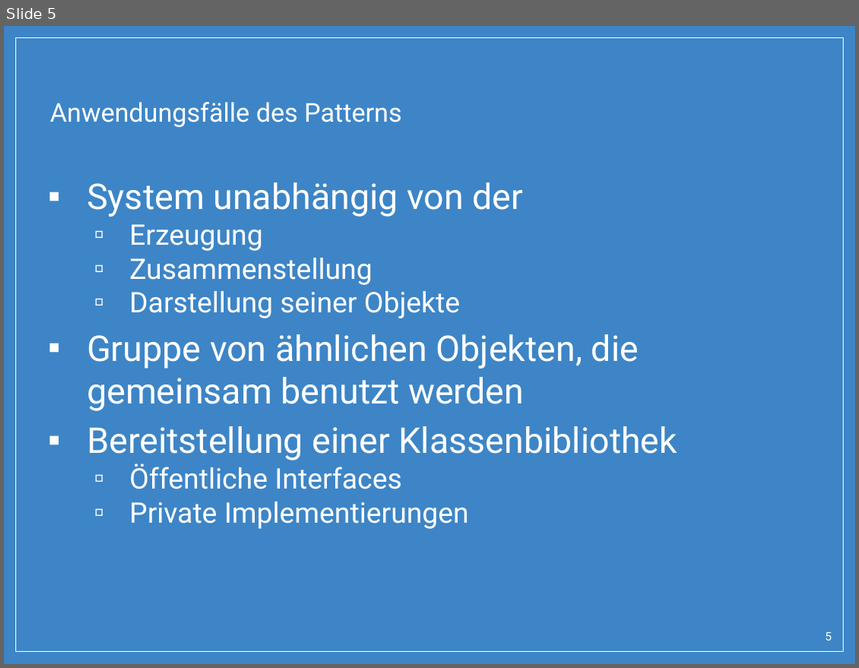
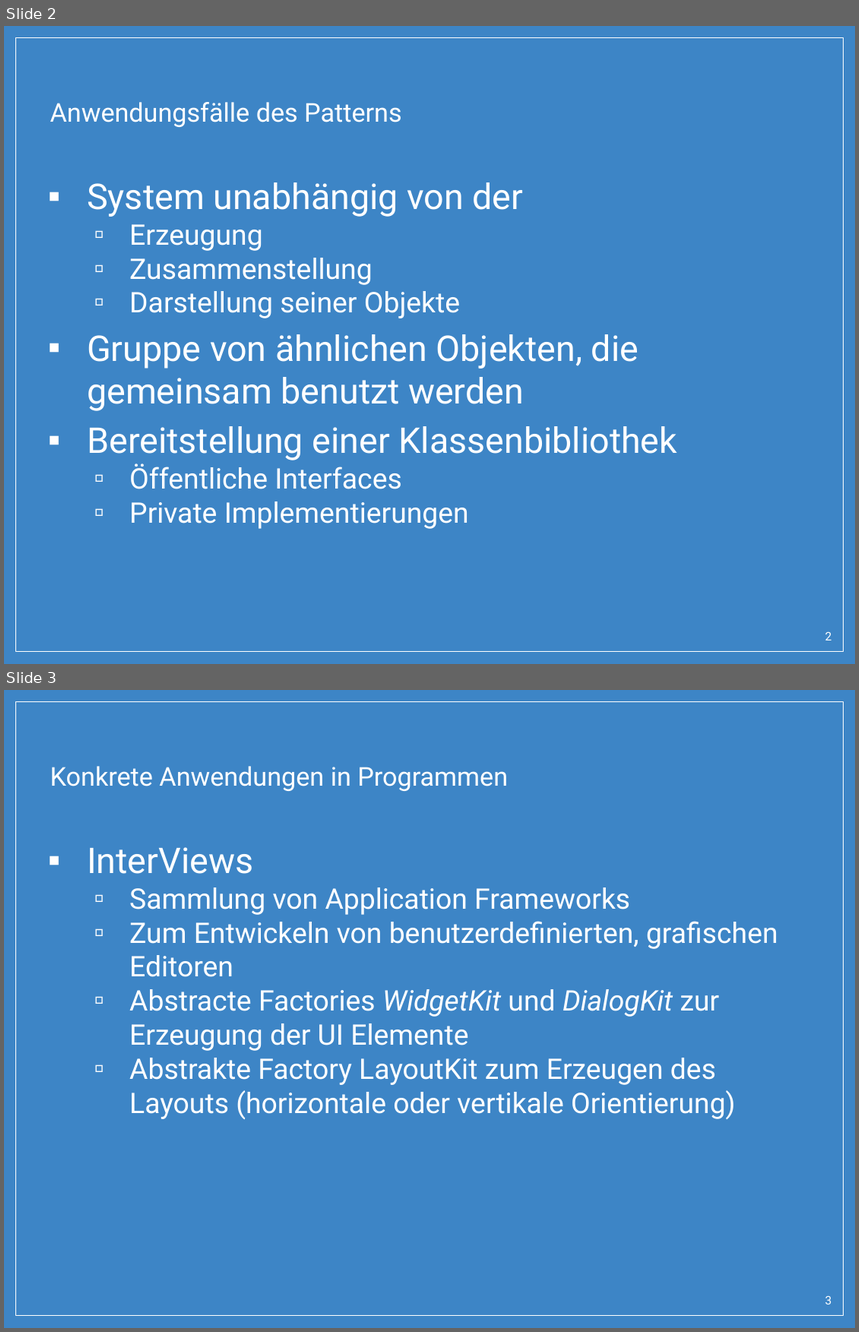
Before and after one commit to SimonPrimetzhofer/AbstractFactory-Pattern, a slide deck: Presentation/Abstract_Factory.pptx. Shown one above the other, each under a label of ours: slide 5 before the commit, slides 2 and 3 after it. The pictures are 859x668 and 859x1332 pixels, drawn with LibreOffice and Linux fonts; fonts in the diff are those of the drawing; background and template pictures are left out. Boxes give left, top, right and bottom in pixels: in the first picture for what was removed or moved away, otherwise in the second. Text is boxed around its words. In the diff, an @@ line names an element or a change of style, - is before the commit and + after.

```diff
--- a/Presentation/Abstract_Factory.pptx
+++ b/Presentation/Abstract_Factory.pptx
@@ slide 3 added at [4,690,855,1328], background picture (left out); not listed: 1 template element that a slide beside it also shows @@
@@ title added at [50,766,508,791], 22 pt, text #FFFFFF @@
+Konkrete Anwendungen in Programmen
@@ text added at [87,847,778,1120], 24 pt, text #FFFFFF @@
+▪ InterViews
+  ▫ Sammlung von Application Frameworks
+  ▫ Zum Entwickeln von benutzerdefinierten, grafischen Editoren
+  ▫ Abstracte Factories WidgetKit und DialogKit zur Erzeugung der UI Elemente
+  ▫ Abstrakte Factory LayoutKit zum Erzeugen des Layouts (horizontale oder vertikale Orientierung)
@@ page number added at [826,1296,832,1305], 10 pt, text #FFFFFF @@
+3
@@ what was slide 5 is now slide 2 @@
@@ page number at [826,632,832,641]: text changed @@
-5
+2
```
Also in this commit, not shown: 4 slides changed, 1 other slide added, 1 slide removed, 2 other files.
